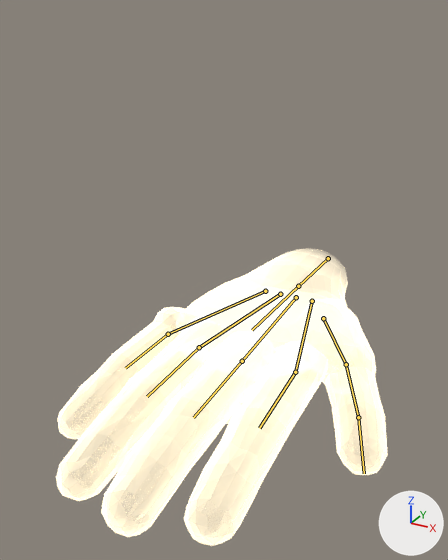
Two versions of the Blender file art/blender/hand/zenscape-god-hand.blend, one commit apart.
One viewpoint serves both versions: a 50 mm lens placed at (0.633, -1.605, 0.779), pointed at (-0.113, -0.249, 0.1). Lighting does not change. The marker at lower right points along +X, +Y and +Z. The older version comes first. The bones that change, and the others that lie on the model, are drawn over the model as lines.

In view in the first picture: 'GodHand'.
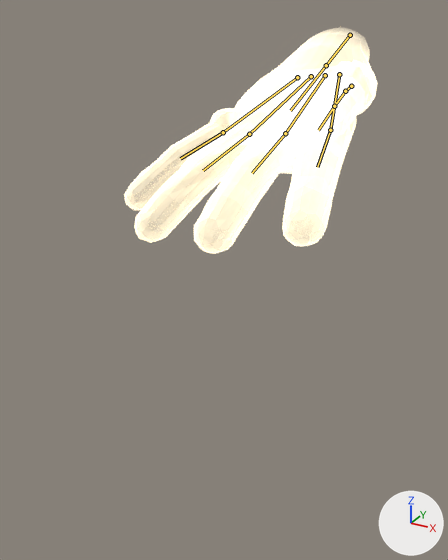
The newer file adds an action. The first version stands in its rest pose; the second is drawn at frame 9 of the action 'CatchOut'.

What differs and where, as boxes [x1, y1, x2, y2] in the pictures (448 x 560 px):
```json
{"object": "GodHand", "change": "posed", "before": [56, 252, 388, 546], "after": [124, 33, 378, 254], "on screen": "23% narrower, 25% shorter"}
{"bone": "Wrist", "before": "(328, 258) to (298, 286)", "after": "(350, 35) to (326, 65)"}
{"bone": "Index1", "before": "(295, 372) to (259, 428)", "after": "(330, 130) to (317, 167)"}
{"bone": "Middle1", "before": "(242, 361) to (193, 417)", "after": "(285, 133) to (252, 173)"}
{"bone": "Ring1", "before": "(199, 347) to (147, 396)", "after": "(249, 134) to (203, 170)"}
{"bone": "Pinky1", "before": "(168, 334) to (125, 368)", "after": "(223, 132) to (180, 158)"}
{"bone": "Thumb1", "before": "(323, 318) to (346, 364)", "after": "(351, 86) to (345, 91)"}
{"bone": "Thumb2", "before": "(346, 364) to (358, 417)", "after": "(345, 91) to (334, 106)"}
{"bone": "Thumb3", "before": "(358, 417) to (364, 473)", "after": "(334, 106) to (318, 130)"}
```

Scene script edits in JSON lines:
```json
{"block": "bone_wrist", "where": "bone_wrist = bpy.data.objects['GodHandRig'].pose.bones['Wrist']  # child of 'Root'"}
{"op": "set", "path": "bone_wrist.location", "old": "(0.0, 0.0, 0.0)", "new": "(0.141, -0.484, 0.685)"}
{"op": "set", "path": "bone_wrist.rotation_quaternion", "old": "(1.0, 0.0, 0.0, 0.0)", "new": "(0.983, -0.173, 0.06, -0.005)", "note": "degrees (0, 0, 0) -> degrees (-20, 7, -2)"}
{"block": "bone_index1", "where": "bone_index1 = bpy.data.objects['GodHandRig'].pose.bones['Index1']  # child of 'MetaIndex'"}
{"op": "set", "path": "bone_index1.rotation_quaternion", "old": "(1.0, 0.0, 0.0, 0.0)", "new": "(0.996, 0.056, 0.004, 0.072)", "note": "degrees (0, 0, 0) -> degrees (6, 0, 8)"}
{"block": "bone_middle1", "where": "bone_middle1 = bpy.data.objects['GodHandRig'].pose.bones['Middle1']  # child of 'MetaMiddle'"}
{"op": "set", "path": "bone_middle1.rotation_quaternion", "old": "(1.0, 0.0, 0.0, 0.0)", "new": "(0.998, 0.06, 0.0, -0.006)", "note": "degrees (0, 0, 0) -> degrees (7, 0, -1)"}
{"block": "bone_ring1", "where": "bone_ring1 = bpy.data.objects['GodHandRig'].pose.bones['Ring1']  # child of 'MetaRing'"}
{"op": "set", "path": "bone_ring1.rotation_quaternion", "old": "(1.0, 0.0, 0.0, 0.0)", "new": "(0.993, 0.052, -0.005, -0.101)", "note": "degrees (0, 0, 0) -> degrees (6, 0, -12)"}
{"block": "bone_pinky1", "where": "bone_pinky1 = bpy.data.objects['GodHandRig'].pose.bones['Pinky1']  # child of 'MetaPinky'"}
{"op": "set", "path": "bone_pinky1.rotation_quaternion", "old": "(1.0, 0.0, 0.0, 0.0)", "new": "(0.981, 0.036, -0.007, -0.193)", "note": "degrees (0, 0, 0) -> degrees (4, 0, -22)"}
{"block": "bone_thumb1", "where": "bone_thumb1 = bpy.data.objects['GodHandRig'].pose.bones['Thumb1']  # child of 'Hand'"}
{"op": "set", "path": "bone_thumb1.rotation_quaternion", "old": "(1.0, 0.0, 0.0, 0.0)", "new": "(0.948, 0.095, -0.095, -0.288)", "note": "degrees (0, 0, 0) -> degrees (14, -7, -35)"}
{"block": "bone_thumb2", "where": "bone_thumb2 = bpy.data.objects['GodHandRig'].pose.bones['Thumb2']  # child of 'Thumb1'"}
{"op": "set", "path": "bone_thumb2.rotation_quaternion", "old": "(1.0, 0.0, 0.0, 0.0)", "new": "(1.0, 0.01, 0.0, 0.0)", "note": "degrees (0, 0, 0) -> degrees (1, 0, 0)"}
{"block": "bone_thumb3", "where": "bone_thumb3 = bpy.data.objects['GodHandRig'].pose.bones['Thumb3']  # child of 'Thumb2'"}
{"op": "set", "path": "bone_thumb3.rotation_quaternion", "old": "(1.0, 0.0, 0.0, 0.0)", "new": "(1.0, -0.021, 0.0, 0.0)", "note": "degrees (0, 0, 0) -> degrees (-2, 0, 0)"}
```
